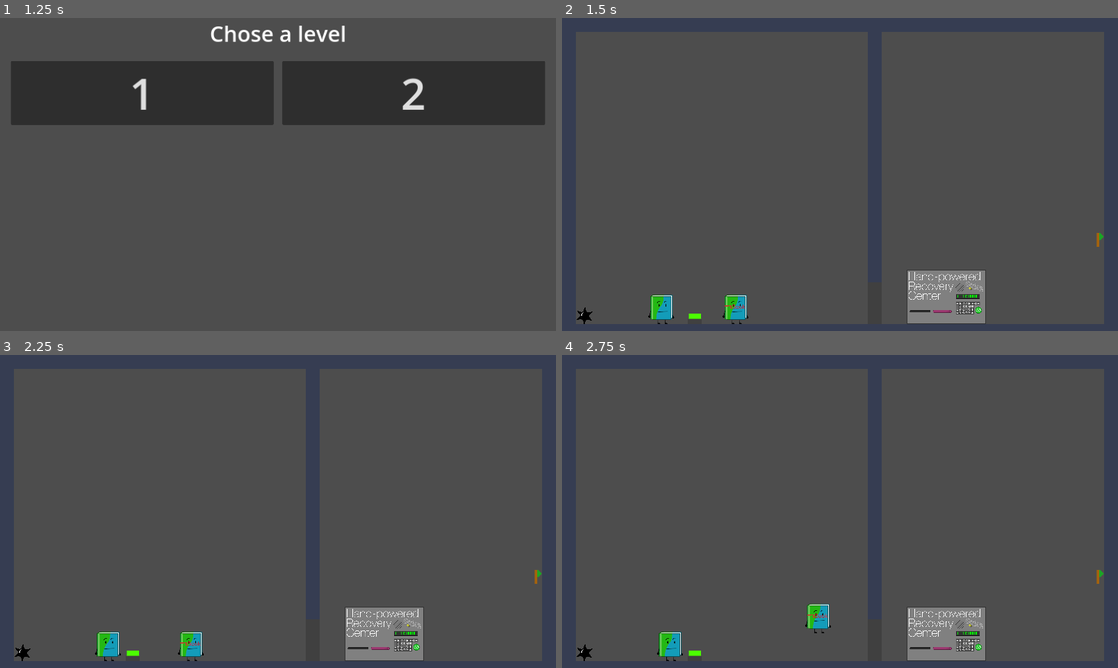
Above: before the commit, frames 1-4 (two rows, left to right).
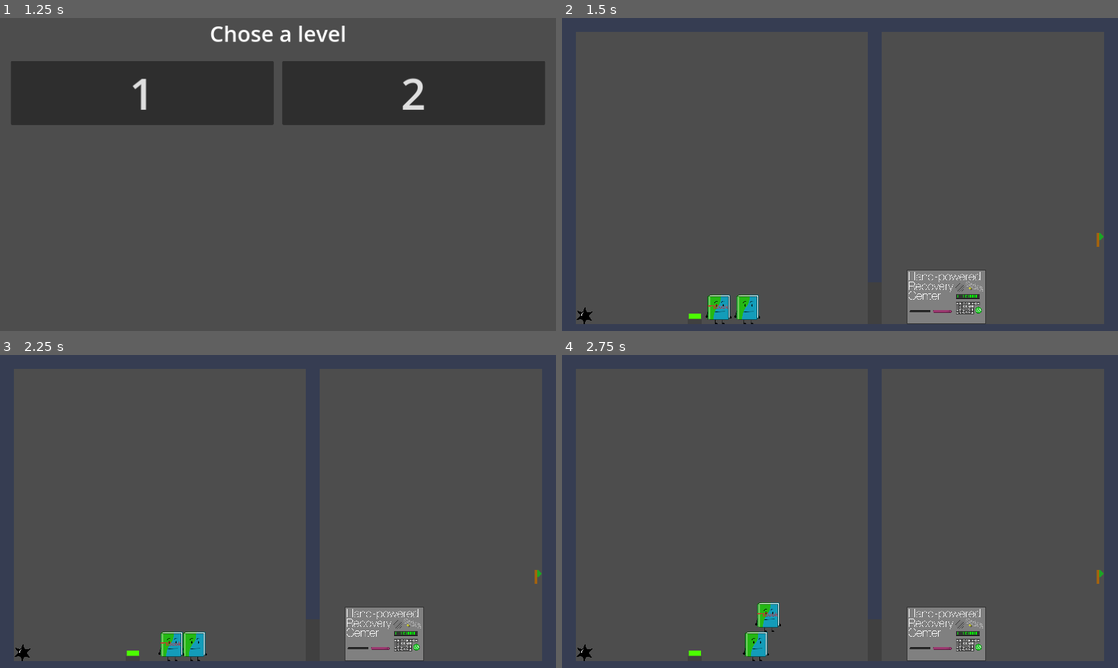
Above: after the commit, the same moments.

Repository: joaoCabralpv/die-and-recover
Game: Godot game, scene res://scenes/root_scene/root.tscn
Two runs of this game, one before a commit and one after it. Both use one fixed random seed, a clock stepped at 60 frames per second and the inputs below.
Inputs:
- Up to frame 1 (1.25 s): click "Play Game" at 0.5 s
- Up to frame 2 (1.5 s): click "1" at 1.25 s
- Up to frame 3 (2.25 s): tap Enter (use_hprc) at 2 s; hold D (right) from 2.03 s (still down); tap H (swap) at 2.1 s
- Up to frame 4 (2.75 s): keep holding D (right); tap Space (jump) at 2.27, 2.3, 2.57 s

Frame 1 is identical in both runs. In frame 2, 1.1% of the frame differs, in the area x 15-36%, y 88-98%; in frame 3, 0.9%; in frame 4, 1.3%, in the area x 17-49%, y 79-98%.

Commit message:
Prevent double jumps

Diff:
--- a/levels/test_level.tscn
+++ b/levels/test_level.tscn
@@ -2,7 +2,7 @@
 
 [ext_resource type="Script" path="res://nodes/level.gd" id="1_bi6sy"]
 [ext_resource type="PackedScene" uid="uid://c35ailcsss5dn" path="res://scenes/characters/book/book.tscn" id="2_dyq8a"]
-[ext_resource type="PackedScene" uid="uid://bodiqo4ptrtk5" path="res://scenes/characters/lyrics_booklet/_lyrics_booklet.tscn" id="3_or58x"]
+[ext_resource type="PackedScene" uid="uid://bodiqo4ptrtk5" path="res://scenes/characters/lyrics_booklet/lyrics_booklet.tscn" id="3_or58x"]
 [ext_resource type="PackedScene" uid="uid://dwshkas4lbxd5" path="res://scenes/objects/hazards/spike.tscn" id="5_ykmtw"]
 [ext_resource type="PackedScene" uid="uid://kejrkyc0buo5" path="res://scenes/hprc/hprc.tscn" id="6_v0tm0"]
 [ext_resource type="TileSet" uid="uid://b25atyf7kr17w" path="res://tilemap.tres" id="6_ya4xu"]
@@ -14,16 +14,14 @@
 script = ExtResource("1_bi6sy")
 
 [node name="Book" parent="." instance=ExtResource("2_dyq8a")]
-position = Vector2(230, 663)
-collision_layer = 1
+position = Vector2(428, 667)
 
 [node name="Lyrics Booklet" parent="." instance=ExtResource("3_or58x")]
-position = Vector2(401, 667)
-collision_layer = 1
+position = Vector2(362, 605)
 
 [node name="Spike" parent="." instance=ExtResource("5_ykmtw")]
 position = Vector2(52, 685)
-collision_mask = 1
+collision_mask = 3
 
 [node name="HPRC" parent="." instance=ExtResource("6_v0tm0")]
 position = Vector2(885, 641)
--- a/levels/test_level2.tscn
+++ b/levels/test_level2.tscn
@@ -1,10 +1,11 @@
-[gd_scene load_steps=6 format=4 uid="uid://dk2kp4vpt6ndn"]
+[gd_scene load_steps=7 format=4 uid="uid://dk2kp4vpt6ndn"]
 
 [ext_resource type="Script" path="res://nodes/level.gd" id="1_8wp5p"]
 [ext_resource type="TileSet" uid="uid://b25atyf7kr17w" path="res://tilemap.tres" id="2_qut76"]
-[ext_resource type="PackedScene" uid="uid://bodiqo4ptrtk5" path="res://scenes/characters/lyrics_booklet/_lyrics_booklet.tscn" id="3_m4i2b"]
+[ext_resource type="PackedScene" uid="uid://bodiqo4ptrtk5" path="res://scenes/characters/lyrics_booklet/lyrics_booklet.tscn" id="3_m4i2b"]
 [ext_resource type="PackedScene" uid="uid://c35ailcsss5dn" path="res://scenes/characters/book/book.tscn" id="3_vaict"]
 [ext_resource type="Script" path="res://nodes/limit_camera.gd" id="5_545e2"]
+[ext_resource type="PackedScene" uid="uid://qheqe3kbly0i" path="res://scenes/objects/gizmos/Button/Button.tscn" id="6_1287y"]
 
 [node name="Test_level" type="Node2D"]
 script = ExtResource("1_8wp5p")
@@ -33,8 +34,9 @@
 
 [node name="Book" parent="." instance=ExtResource("3_vaict")]
 position = Vector2(230, 663)
-collision_layer = 1
 
 [node name="Lyrics Booklet" parent="." instance=ExtResource("3_m4i2b")]
 position = Vector2(401, 667)
-collision_layer = 1
+
+[node name="Button" parent="." instance=ExtResource("6_1287y")]
+position = Vector2(645, 686)
--- a/nodes/character.gd
+++ b/nodes/character.gd
@@ -9,13 +9,31 @@
 var is_dead :bool = false
 var in_hprc :bool = false
 
+
 func move():
 	if Input.is_action_pressed("right"):
 		velocity.x += walking_speed
 	if Input.is_action_pressed("left"):
 		velocity.x -= walking_speed
-	if Input.is_action_just_pressed("jump") and is_on_floor():
+	if Input.is_action_just_pressed("jump") and is_on_floor() and prevent_double_jumps():
 		velocity.y -= jump_speed
+
+# This function returns false if
+func prevent_double_jumps():
+	#var return_value = false
+	for i in get_slide_collision_count():
+		var colliding = get_slide_collision(i).get_collider()
+		if colliding is Character:
+			var character:Character = colliding
+			for j in character.get_slide_collision_count():
+				if character.is_on_floor() and character.prevent_double_jumps():
+					print("true")
+					return true
+		else:
+			print("true")
+			return true
+	print("false")
+	return false
 
 func update():
 	velocity.y+=gravity
@@ -25,11 +43,22 @@
 	move_and_slide()
 	velocity.x = 0
 
+func extra():
+	return
 
 func _process(_delta):
 	if selected and !is_dead and !in_hprc:
 		move()
 	update()
+	extra()
+
+func select():
+	selected = true
+	collision_layer = 0b1
+
+func unselect():
+	selected = false
+	collision_layer = 0b10
 
 func kill():
 	is_dead = true
--- a/nodes/level.gd
+++ b/nodes/level.gd
@@ -47,12 +47,6 @@
 		if child is LimitCamera:
 			camera = child
 			has_camera = true
-			setup_visible_notifiers()
-
-func setup_visible_notifiers():
-		for child in get_children():
-				if child is VisibleOnScreenNotifier2D:
-					NotifierArray.push_back(child)
 
 func _ready():
 	setup_player_array()
@@ -75,11 +69,11 @@
 
 func swap_character():
 	for i in range(PlayerArray.size()): # Finds the next living chracter on the PlayerIndex
-		PlayerArray[PlayerIndex].selected = false
+		PlayerArray[PlayerIndex].unselect()
 		PlayerIndex+=1
 		PlayerIndex%=PlayerArray.size() # If the PlayerIndex is bigger than max index alowed by PlayerArray, it goes back to 0
 		if !PlayerArray[PlayerIndex].is_dead:
-			PlayerArray[PlayerIndex].selected = true
+			PlayerArray[PlayerIndex].select()
 			return # Returns from the function if a living character is found
 	print("All players are dead")
 
--- a/project.godot
+++ b/project.godot
@@ -55,3 +55,8 @@
 "events": [Object(InputEventKey,"resource_local_to_scene":false,"resource_name":"","device":-1,"window_id":0,"alt_press …(195 unchanged characters)…
 ]
 }
+
+[layer_names]
+
+2d_physics/layer_1="unselected characters"
+2d_physics/layer_2="selected player"
--- a/scenes/characters/book/book.tscn
+++ b/scenes/characters/book/book.tscn
@@ -4,12 +4,12 @@
 [ext_resource type="Texture2D" uid="uid://ba2ubyrsdf3r6" path="res://assets/sprites/assembled images/Book.png" id="2_a28o1"]
 
 [sub_resource type="RectangleShape2D" id="RectangleShape2D_q1txd"]
-size = Vector2(104, 135)
+size = Vector2(104, 134.5)
 
 [node name="Book" type="CharacterBody2D"]
 position = Vector2(0, 2)
 scale = Vector2(0.5, 0.5)
-collision_layer = 2
+collision_mask = 3
 velocity = Vector2(0, 120900)
 script = ExtResource("1_4a82b")
 
@@ -17,5 +17,6 @@
 texture = ExtResource("2_a28o1")
 
 [node name="CollisionShape2D" type="CollisionShape2D" parent="."]
+position = Vector2(-2, 0.250116)
 shape = SubResource("RectangleShape2D_q1txd")
 one_way_collision_margin = 10.0
--- a/scenes/characters/lyrics_booklet/_lyrics_booklet.tscn
+++ b/scenes/characters/lyrics_booklet/lyrics_booklet.tscn
@@ -4,12 +4,12 @@
 [ext_resource type="Texture2D" uid="uid://b0vsfm2cpkhi0" path="res://assets/sprites/assembled images/LyricsBooklet.png" id="1_cuvs8"]
 
 [sub_resource type="RectangleShape2D" id="RectangleShape2D_q1txd"]
-size = Vector2(104, 135)
+size = Vector2(104, 135.084)
 
 [node name="Lyrics_Bookelt" type="CharacterBody2D"]
 position = Vector2(0, 2)
 scale = Vector2(0.5, 0.5)
-collision_layer = 2
+collision_mask = 3
 velocity = Vector2(0, 120900)
 script = ExtResource("1_0qwgy")
 
@@ -17,5 +17,5 @@
 texture = ExtResource("1_cuvs8")
 
 [node name="CollisionShape2D" type="CollisionShape2D" parent="."]
+position = Vector2(-2, -0.0423183)
 shape = SubResource("RectangleShape2D_q1txd")
-one_way_collision_margin = 10.0
--- a/scenes/hprc/hprc.tscn
+++ b/scenes/hprc/hprc.tscn
@@ -14,6 +14,7 @@
 script = ExtResource("1_ofuc5")
 
 [node name="Area2D" type="Area2D" parent="."]
+collision_mask = 2
 
 [node name="Sprite2D" type="Sprite2D" parent="Area2D"]
 position = Vector2(-4.54747e-13, 0)
--- a/scenes/objects/gizmos/Button/Button.tscn
+++ b/scenes/objects/gizmos/Button/Button.tscn
@@ -8,6 +8,7 @@
 
 [node name="Button" type="Area2D"]
 z_index = -1
+collision_mask = 3
 script = ExtResource("1_gcyfp")
 
 [node name="Button" type="Sprite2D" parent="."]
--- a/scenes/objects/gizmos/Door/door.tscn
+++ b/scenes/objects/gizmos/Door/door.tscn
@@ -7,6 +7,7 @@
 size = Vector2(32, 95)
 
 [node name="Door" type="StaticBody2D"]
+collision_mask = 3
 script = ExtResource("1_jxvp4")
 
 [node name="Sprite2D" type="Sprite2D" parent="."]
--- a/scenes/objects/goals/flag/flag.tscn
+++ b/scenes/objects/goals/flag/flag.tscn
@@ -7,6 +7,7 @@
 size = Vector2(16, 32)
 
 [node name="Flag" type="Area2D"]
+collision_mask = 3
 script = ExtResource("1_eirgf")
 
 [node name="CollisionShape2D" type="CollisionShape2D" parent="."]
--- a/tilemap.tres
+++ b/tilemap.tres
@@ -10,5 +10,6 @@
 
 [resource]
 tile_size = Vector2i(32, 32)
-physics_layer_0/collision_layer = 1
+physics_layer_0/collision_layer = 3
+physics_layer_0/collision_mask = 3
 sources/1 = SubResource("TileSetAtlasSource_t2txx")
